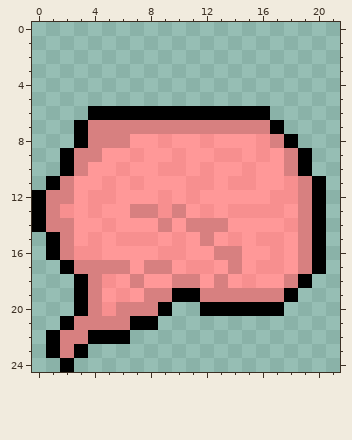
Pixel-art file: sqrlart/shopart/Sprite-sqrlbrain.aseprite. Above: the version before the commit.
22x25 pixels, 1 frame.
Once edited:
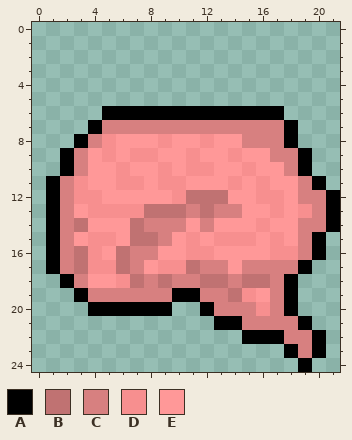
Palette (. is transparent): A #000000  B #c07272  C #d78080  D #f78f8f  E #ff9898
The commit says: fixed the squirrel brain item last time I swear
The exact change:
--- layers "Layer 3", "Layer 2", "Layer 1"
@@ x 0..21 @@
  5 ......................
- 6 ....AAAAAAAAAAAAA.....
- 7 ...ACCCCCCCCCCCCCA....
- 8 ...ACCCEEDEEDEEEDCA...
- 9 ..ACCEEDEEDEEDDEDECA..
-10 ..ACEEDEEDDEDEEDEECA..
-11 .ACEEDEDEEEDDEDDEEDCA.
-12 ACCEDDEEEDEDEEEEEDDCA.
-13 ACDEDEECCDCEDEDDDDECA.
-14 ACCEEDEEECECCCEEEEDCA.
-15 .ACEDEDDDEDECEDEDDECA.
-16 .ACDDEEEEDDEECCEEDECA.
-17 ..ACCCCECCEDDECEDDECA.
-18 ...ACDECEECCECEDEECA..
-19 ...ACEDECCAACCCCCCA...
-20 ...ACDCCCA..AAAAAA....
-21 ..ACCCCAA.............
-22 .ACCAAA...............
-23 .ACA..................
-24 ..A...................
+ 6 .....AAAAAAAAAAAAA....
+ 7 ....ACCCCCCCCCCCCCA...
+ 8 ...ACDEEEDEEDEECCCA...
+ 9 ..ACEDEDDEEDEEDEECCA..
+10 ..ACEEDEEDEDDEEDEECA..
+11 .ACDEEDDEDDEEEDEDEECA.
+12 .ACDDEEEEEDBBBEEDDECCA
+13 .ACEDDDDBBBCBCCEEDEDCA
+14 .ACBEEEBCCCECEEEDEECCA
+15 .ACEDDEBBCEDEDDDEDECA.
+16 .ACBDEBCCEEDDEEEEDDCA.
+17 .ACBDDBCEDDBCCECCCCA..
+18 ..ACEEDBCBCCBBCBBCA...
+19 ...ACCCCCCAACCBDECA...
+20 ....AAAAAA..ACCCDCA...
+21 .............AACCCCA..
+22 ...............AAACCA.
+23 ..................ACA.
+24 ...................A..
Where, in picture pixels (left, top, right, bottom), the same in both pictures:
changed: (32, 106, 340, 372)
